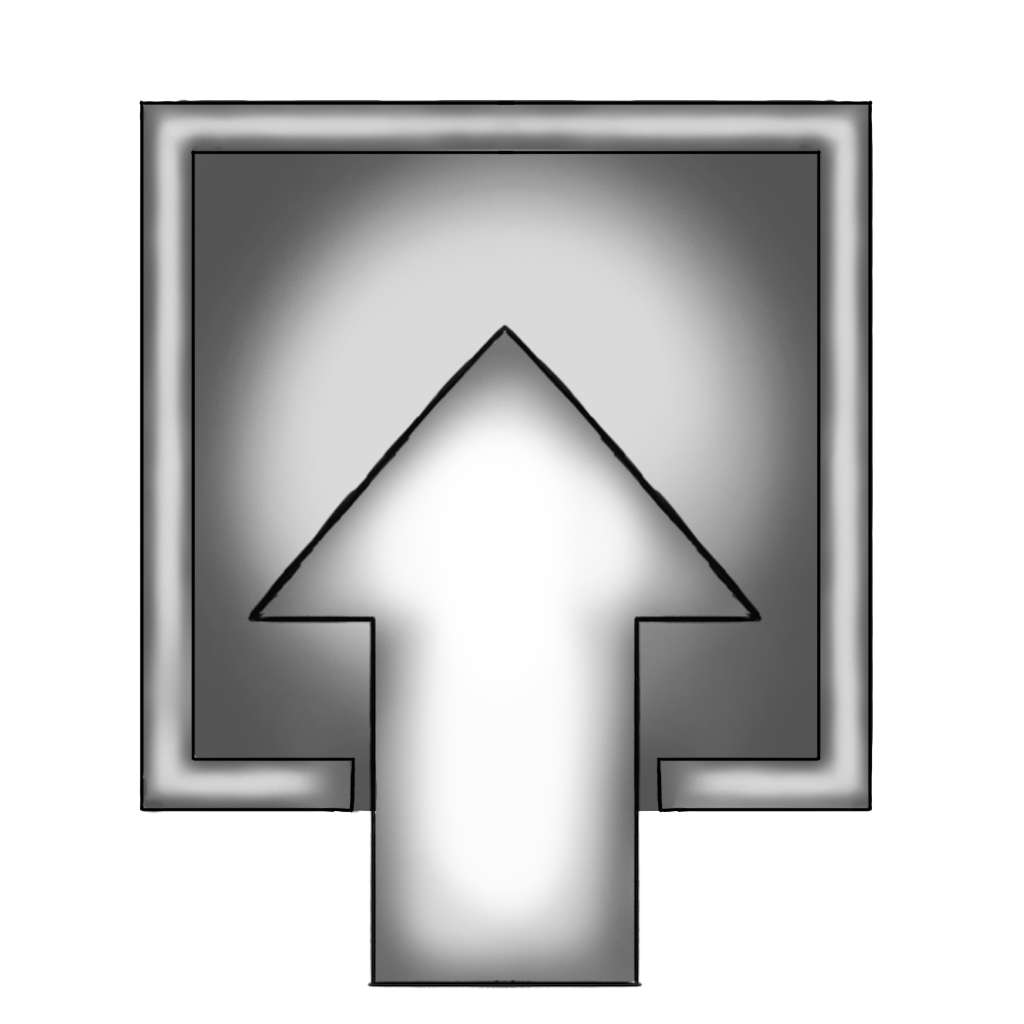
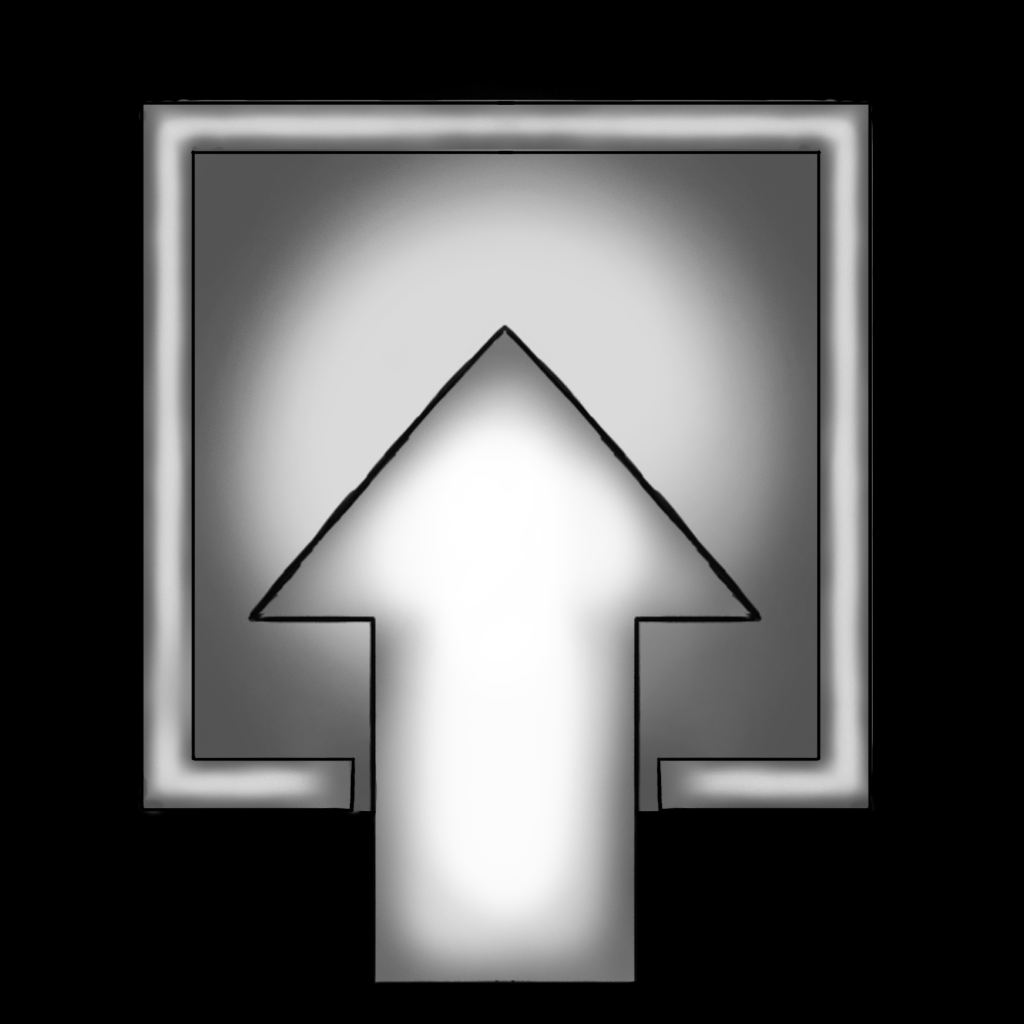
Revision of a layered 1024px x 1024px image; what changed, layer by layer:
showed "Ebene 1" over [0, 0, 1024, 1024]